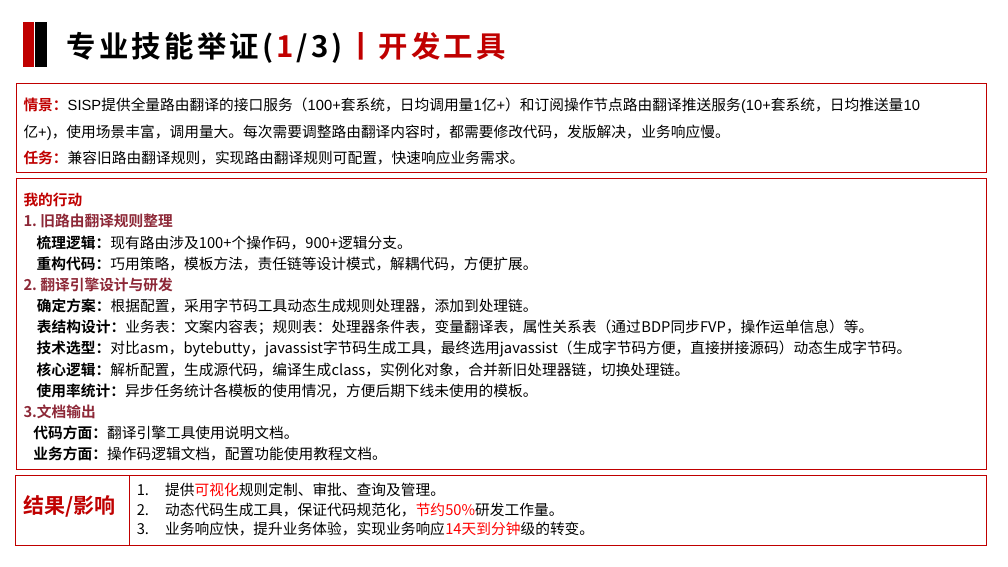
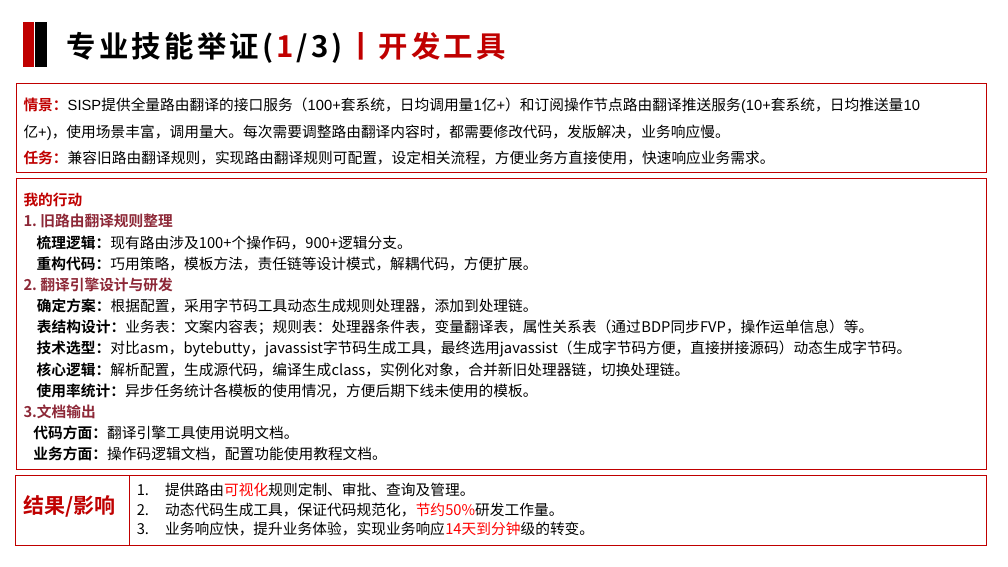
Before and after one commit to johoka/my, a slide deck: slide 3 of 科技专业能力举证模板（后端开发工程师-徐保华-8级）V1.3.pptx. Drawn at 1008x567 pixels with LibreOffice and Linux fonts; fonts in the diff are those of the drawing. Boxes give left, top, right and bottom in pixels: in the first picture for what was removed or moved away, otherwise in the second. Text is boxed around its words. In the diff, an @@ line names an element or a change of style, - is before the commit and + after.

```diff
--- a/科技专业能力举证模板（后端开发工程师-徐保华-8级）V1.3.pptx
+++ b/科技专业能力举证模板（后端开发工程师-徐保华-8级）V1.3.pptx
@@ text at (24, 150, 775, 165): text changed @@
-任务：兼容旧路由翻译规则，实现路由翻译规则可配置，快速响应业务需求。
+任务：兼容旧路由翻译规则，实现路由翻译规则可配置，设定相关流程，方便业务方直接使用，快速响应业务需求。
@@ text in rectangle at (165, 482, 474, 497): text changed @@
-1. 提供可视化规则定制、审批、查询及管理。
+1. 提供路由可视化规则定制、审批、查询及管理。
```
Also in this commit, not shown: 3 other slides changed, 1 slide added, 2 other files.
